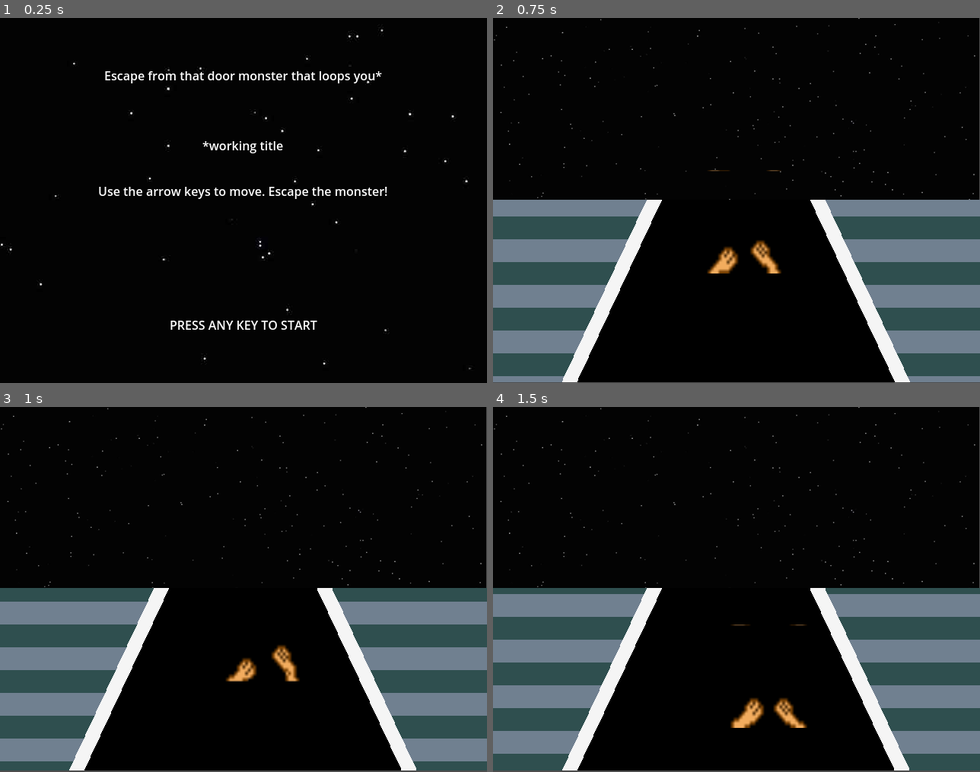
Above: before the commit, frames 1-4 (two rows, left to right).
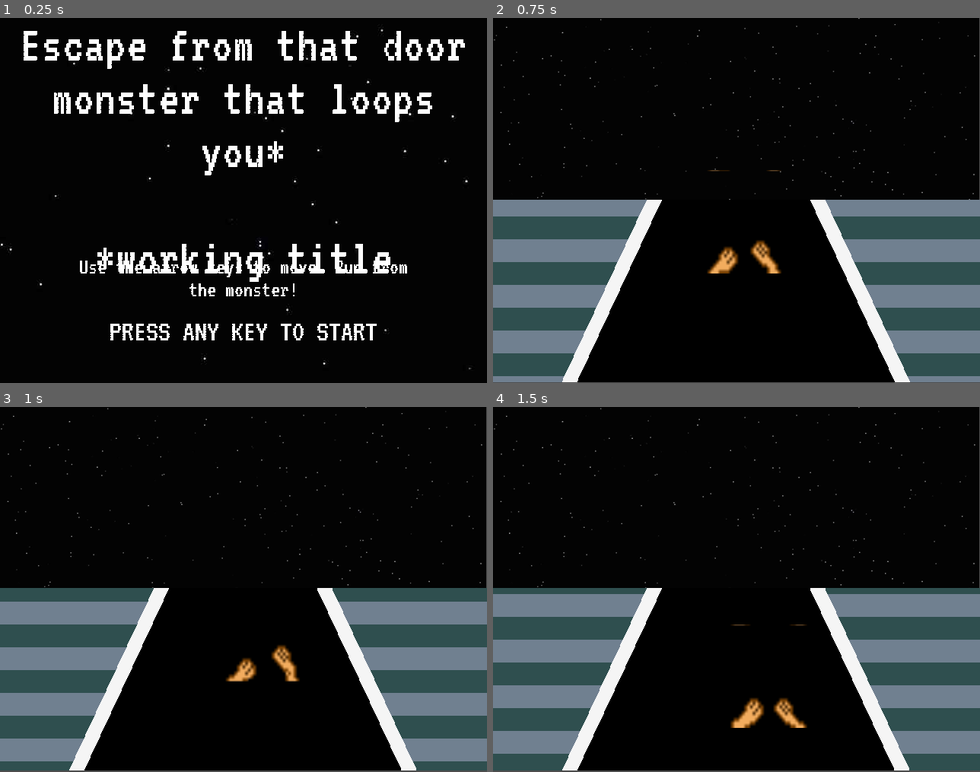
Above: after the commit, the same moments.

Repository: Jahavsuna/gamejam25
Game: Godot game, scene res://scenes/TitleScreen.tscn
The game is run twice, just before and just after one commit, with the same random seed, the same clock (stepped at 60 frames per second) and the same inputs.
Inputs:
- Up to frame 1 (0.25 s): no input
- Up to frame 2 (0.75 s): tap Enter at 0.5 s; hold Right (ui_right) from 0.53 s (still down)
- Up to frame 3 (1 s): keep holding Right (ui_right)
- Up to frame 4 (1.5 s): release Right (ui_right) at 1.28 s; hold Down (ui_down) from 1.28 s (still down)

The runs differ from the first frame. In frame 1, 9.3% of the frame differs, in the area x 4-96%, y 3-89%; in frame 2, nothing differs; in frame 3, nothing differs; in frame 4, nothing differs.

Commit message:
Added font and set title screen fonts

Diff:
--- a/scenes/TitleScreen.tscn
+++ b/scenes/TitleScreen.tscn
@@ -1,7 +1,8 @@
-[gd_scene load_steps=3 format=3 uid="uid://cuj81glh2aomx"]
+[gd_scene load_steps=4 format=3 uid="uid://cuj81glh2aomx"]
 
 [ext_resource type="Script" uid="uid://dr2lhlwku6hsc" path="res://scenes/title_screen.gd" id="1_qyuap"]
 [ext_resource type="Texture2D" uid="uid://bcnxf2wyufgkv" path="res://assets/textures/sky.jpg" id="2_ch40n"]
+[ext_resource type="FontFile" uid="uid://6hifseux5xs0" path="res://assets/font_VT323/VT323-Regular.ttf" id="2_dfj8j"]
 
 [node name="TitleScreen" type="Control"]
 layout_mode = 3
@@ -13,34 +14,46 @@
 script = ExtResource("1_qyuap")
 
 [node name="Name" type="RichTextLabel" parent="."]
-layout_mode = 0
-offset_left = 128.0
-offset_top = 64.0
-offset_right = 512.0
-offset_bottom = 192.0
+layout_mode = 1
+anchors_preset = -1
+anchor_left = 0.2
+anchor_top = 0.133
+anchor_right = 0.8
+anchor_bottom = 0.4
+offset_left = -128.0
+offset_top = -63.84
+offset_right = 128.0
+offset_bottom = 208.0
+theme_override_fonts/normal_font = ExtResource("2_dfj8j")
+theme_override_font_sizes/normal_font_size = 70
 text = "Escape from that door monster that loops you*
-
-
 
 *working title"
 horizontal_alignment = 1
 
 [node name="ControlHint" type="RichTextLabel" parent="."]
 layout_mode = 0
-offset_left = 128.0
-offset_top = 216.0
-offset_right = 512.0
-offset_bottom = 344.0
-text = "Use the arrow keys to move. Escape the monster!"
+offset_left = 88.0
+offset_top = 312.0
+offset_right = 552.0
+offset_bottom = 392.0
+theme_override_fonts/normal_font = ExtResource("2_dfj8j")
+theme_override_font_sizes/normal_font_size = 30
+text = "Use the arrow keys to move. Run from the monster!"
 horizontal_alignment = 1
 
 [node name="StartHint" type="RichTextLabel" parent="."]
 layout_mode = 0
-offset_left = 128.0
+offset_left = 64.0
 offset_top = 392.0
-offset_right = 512.0
-offset_bottom = 416.0
-text = "PRESS ANY KEY TO START"
+offset_right = 576.0
+offset_bottom = 440.0
+theme_override_fonts/normal_font = ExtResource("2_dfj8j")
+theme_override_fonts/bold_font = ExtResource("2_dfj8j")
+theme_override_font_sizes/normal_font_size = 40
+theme_override_font_sizes/bold_font_size = 40
+bbcode_enabled = true
+text = "[b]PRESS ANY KEY TO START[/b]"
 horizontal_alignment = 1
 
 [node name="Sprite2D" type="Sprite2D" parent="."]
Not shown, added: assets/font_VT323/OFL.txt
Binary file added: assets/font_VT323/VT323-Regular.ttf
Not shown, added: assets/font_VT323/VT323-Regular.ttf.import
